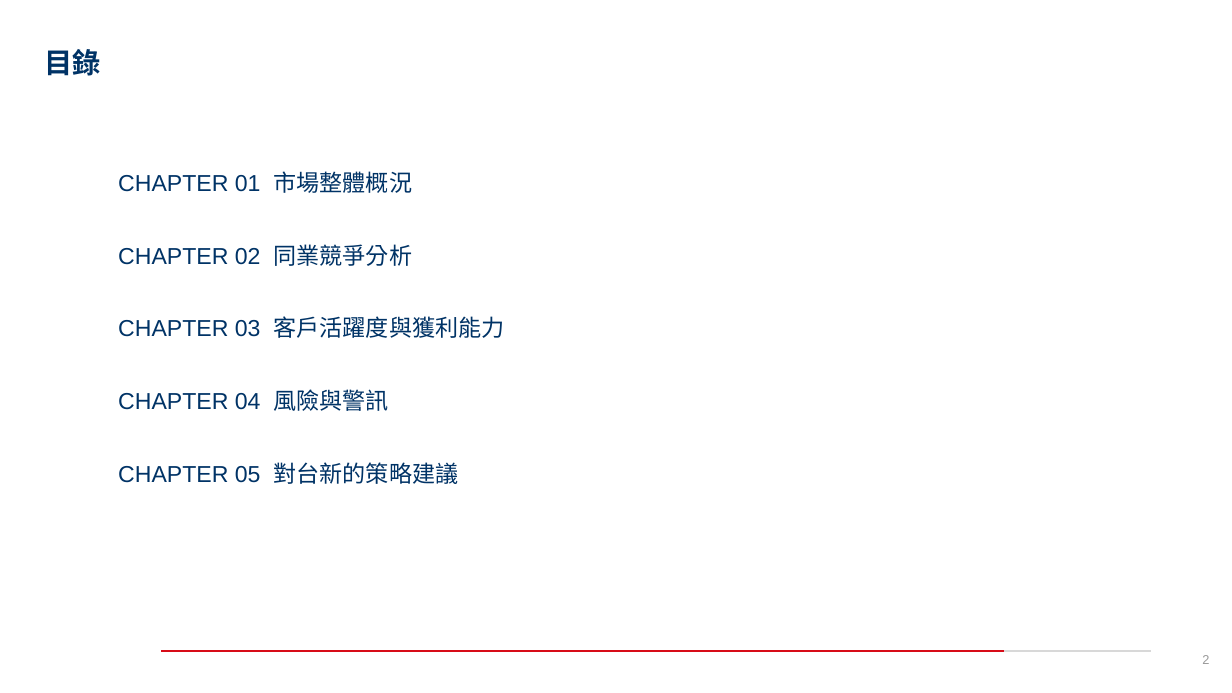
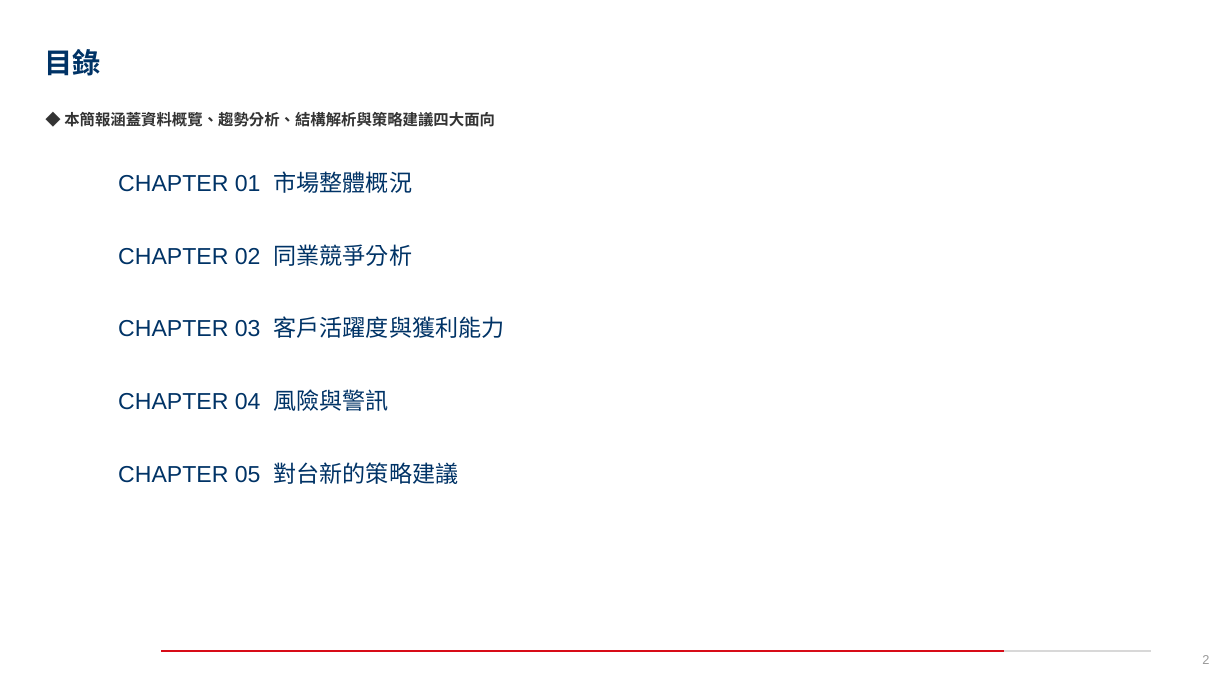
Before and after one commit to stoy95536/2026_AWS_Contest, a slide deck: slide 2 of outputs/final_presentation.pptx. Drawn at 1232x693 pixels with LibreOffice and Linux fonts; fonts in the diff are those of the drawing; background and template pictures are left out. Boxes give left, top, right and bottom in pixels: in the first picture for what was removed or moved away, otherwise in the second. Text is boxed around its words. In the diff, an @@ line names an element or a change of style, - is before the commit and + after.

```diff
--- a/outputs/final_presentation.pptx
+++ b/outputs/final_presentation.pptx
@@ text added at [64,112,495,127], 12 pt, text #333333, bold @@
+◆ 本簡報涵蓋資料概覽、趨勢分析、結構解析與策略建議四大面向
```
Also in this commit, not shown: 7 other slides changed, 2 slides added, 2 slides removed, 9 other files.
